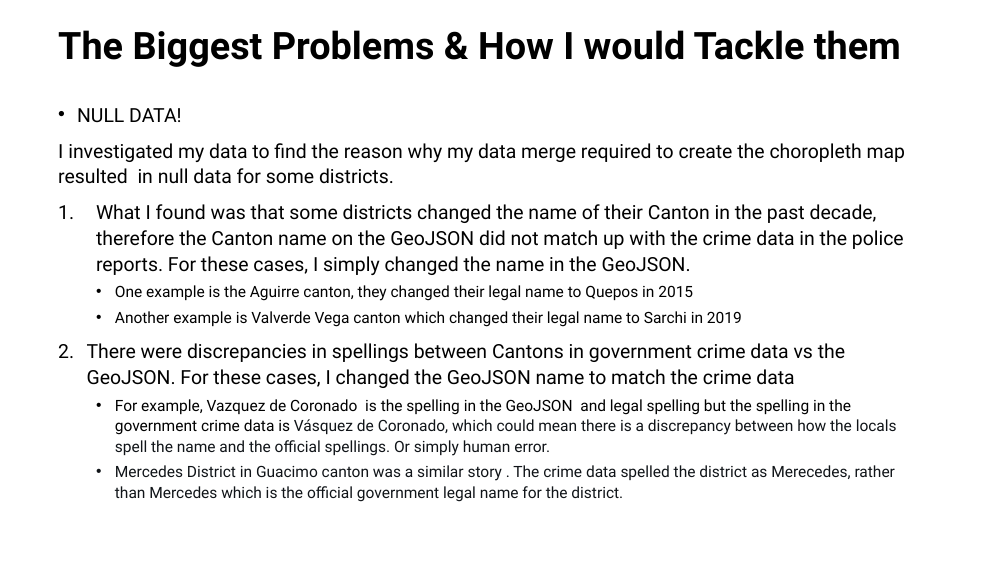
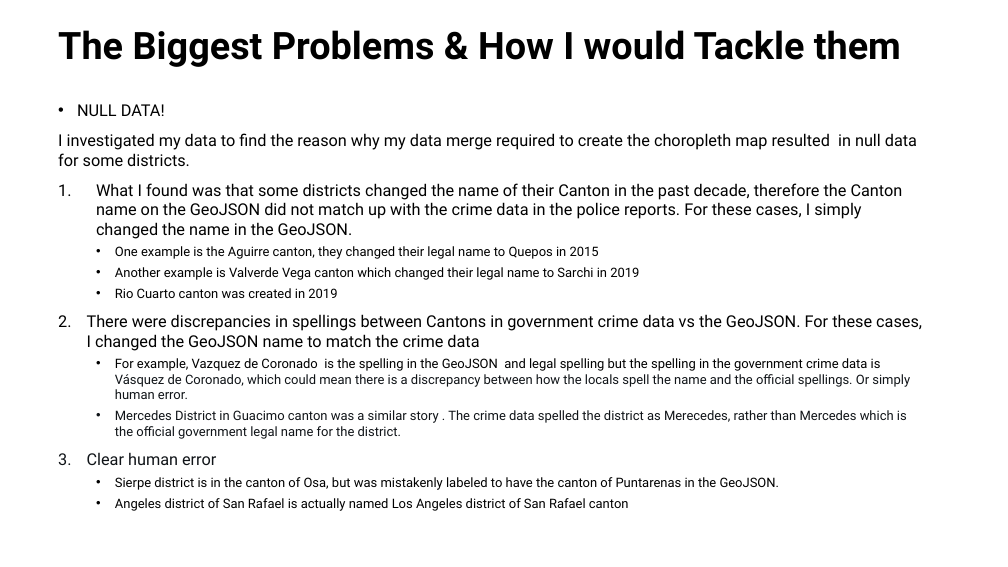
Before and after one commit to jennymorganryan/Crime-in-Costa-Rica, a slide deck: slide 5 of Costa RIca Crime Data Visualization Web Application.pptx. Drawn at 1008x567 pixels with LibreOffice and Linux fonts; fonts in the diff are those of the drawing. Boxes give left, top, right and bottom in pixels: in the first picture for what was removed or moved away, otherwise in the second. Text is boxed around its words. In the diff, an @@ line names an element or a change of style, - is before the commit and + after.

```diff
--- a/Costa RIca Crime Data Visualization Web Application.pptx
+++ b/Costa RIca Crime Data Visualization Web Application.pptx
@@ text at (58, 104, 922, 439): size 18.5 to 15.5 pt in "NULL DATA!", "I investigated my data to find the ...", "What I found was that some districts ...", "There were discrepancies in spellings between Cantons ..."; size 14.8 to 12.4 pt in "One example is the Aguirre canton, they ...", "Another example is Valverde Vega canton which ...", "For example, Vazquez de Coronado is the ...", "Mercedes District in Guacimo canton was a ..."; line spacing 1.1 to 1 @@
@@ text at (115, 288, 337, 298): paragraph added @@
+    • Rio Cuarto canton was created in 2019
@@ text at (87, 452, 780, 511): paragraphs added @@
+3. Clear human error
+    • Sierpe district is in the canton of Osa, but was mistakenly labeled to have the canton of Puntarenas in the GeoJSON.
+    • Angeles district of San Rafael is actually named Los Angeles district of San Rafael canton
```
Also in this commit, not shown: 3 other files.
